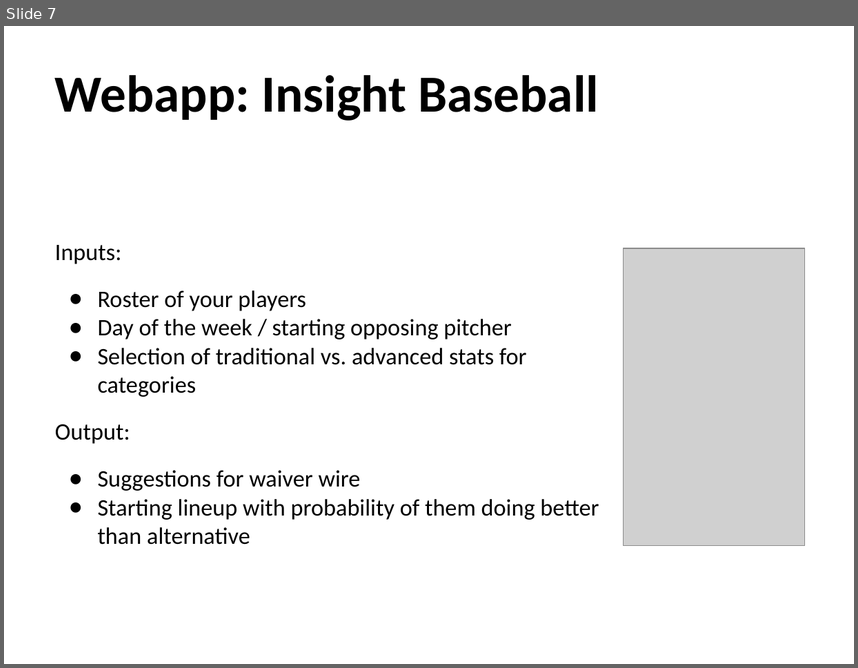
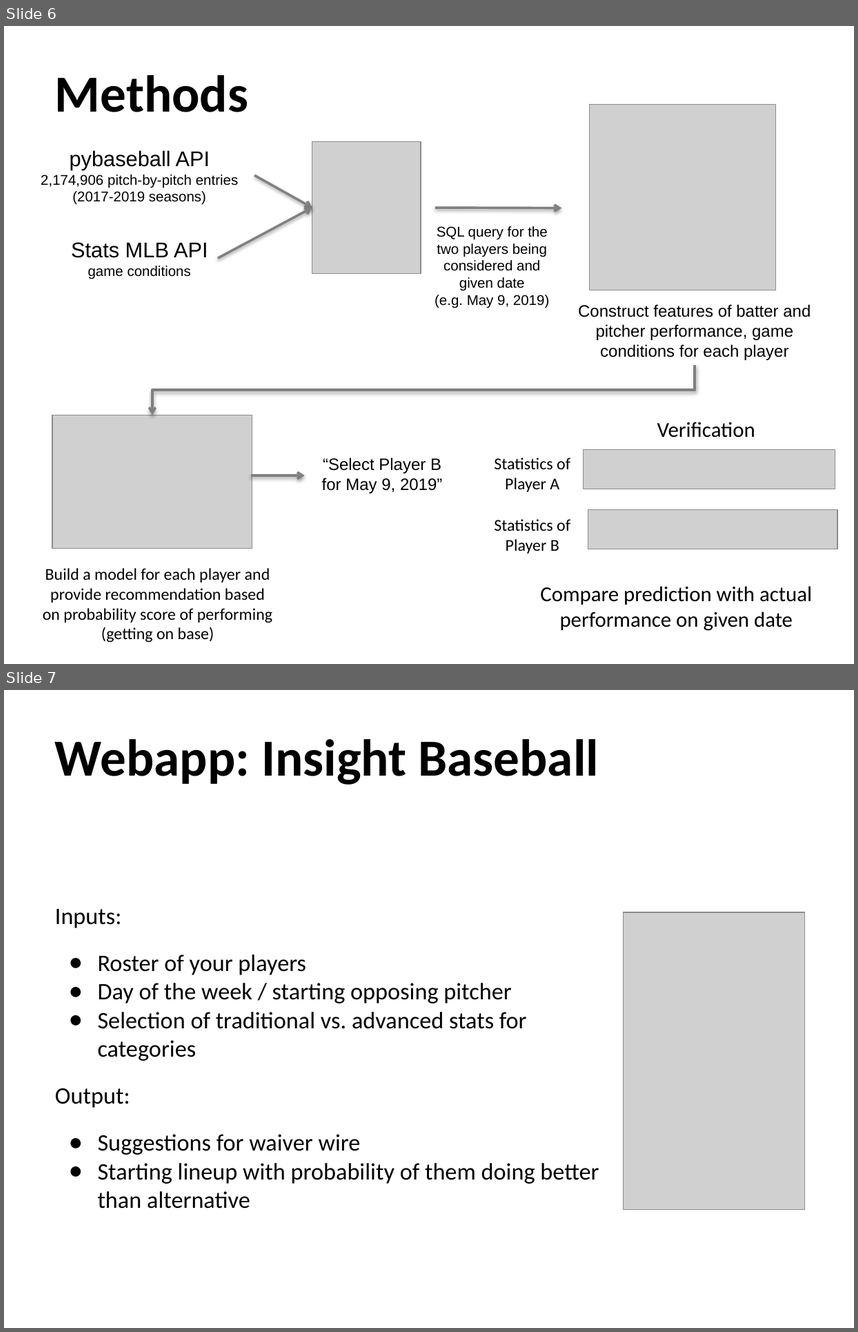
Before and after one commit to benslack19/baseball_player_selector, a slide deck: insight_baseball_notes/BL_baseball_notes.pptx. Shown one above the other, each under a label of ours: slide 7 before the commit, slides 6 and 7 after it. The pictures are 858x668 and 858x1332 pixels, drawn with LibreOffice and Linux fonts; fonts in the diff are those of the drawing; grey boxes stand for pictures. Boxes give left, top, right and bottom in pixels: in the first picture for what was removed or moved away, otherwise in the second. Text is boxed around its words. In the diff, an @@ line names an element or a change of style, - is before the commit and + after.

```diff
--- a/insight_baseball_notes/BL_baseball_notes.pptx
+++ b/insight_baseball_notes/BL_baseball_notes.pptx
@@ slide 6 added at box(4, 26, 854, 664), background #FFFFFF @@
@@ title added at box(55, 75, 248, 112), 44 pt, text #000000, bold @@
+Methods
@@ picture added at box(589, 104, 776, 290) @@
@@ picture added at box(312, 142, 421, 274) @@
@@ text added at box(41, 150, 239, 205), 12 pt, text #000000 @@
+pybaseball API
+2,174,906 pitch-by-pitch entries
+(2017-2019 seasons)
@@ arrow added from (254, 176) to (312, 208), #808080 2 pt @@
@@ arrow added from (218, 258) to (312, 208), #808080 2 pt @@
@@ arrow added from (435, 208) to (562, 208), #808080 2 pt @@
@@ text added at box(435, 226, 549, 308), 12 pt, text #000000 @@
+SQL query for the two players being considered and given date
+(e.g. May 9, 2019)
@@ text added at box(71, 242, 208, 279), 12 pt, text #000000 @@
+Stats MLB API
+game conditions
@@ text added at box(578, 304, 811, 360), 14 pt, text #000000 @@
+Construct features of batter and pitcher performance, game conditions for each player
@@ elbow arrow added from (695, 365) to (152, 414), #7F7F7F 2 pt @@
@@ picture added at box(52, 414, 252, 548) @@
@@ text added at box(657, 421, 755, 437), 18 pt, text #000000 @@
+Verification
@@ text added at box(322, 457, 442, 493), 14 pt, text #000000 @@
+“Select Player B for May 9, 2019”
@@ text added at box(494, 457, 570, 492), 14 pt, text #000000 @@
+Statistics of Player A
@@ picture added at box(584, 450, 835, 488) @@
@@ arrow added from (252, 474) to (305, 474), #808080 2 pt @@
@@ text added at box(494, 519, 570, 553), 14 pt, text #000000 @@
+Statistics of Player B
@@ picture added at box(588, 509, 838, 548) @@
@@ text added at box(43, 568, 272, 641), 14 pt, text #000000 @@
+Build a model for each player and provide recommendation based on probability score of performing (getting on base)
@@ text added at box(540, 586, 812, 630), 18 pt, text #000000 @@
+Compare prediction with actual performance on given date
```
Also in this commit, not shown: 6 slides changed, 23 other slides added, 2 slides removed, 2 other files.
